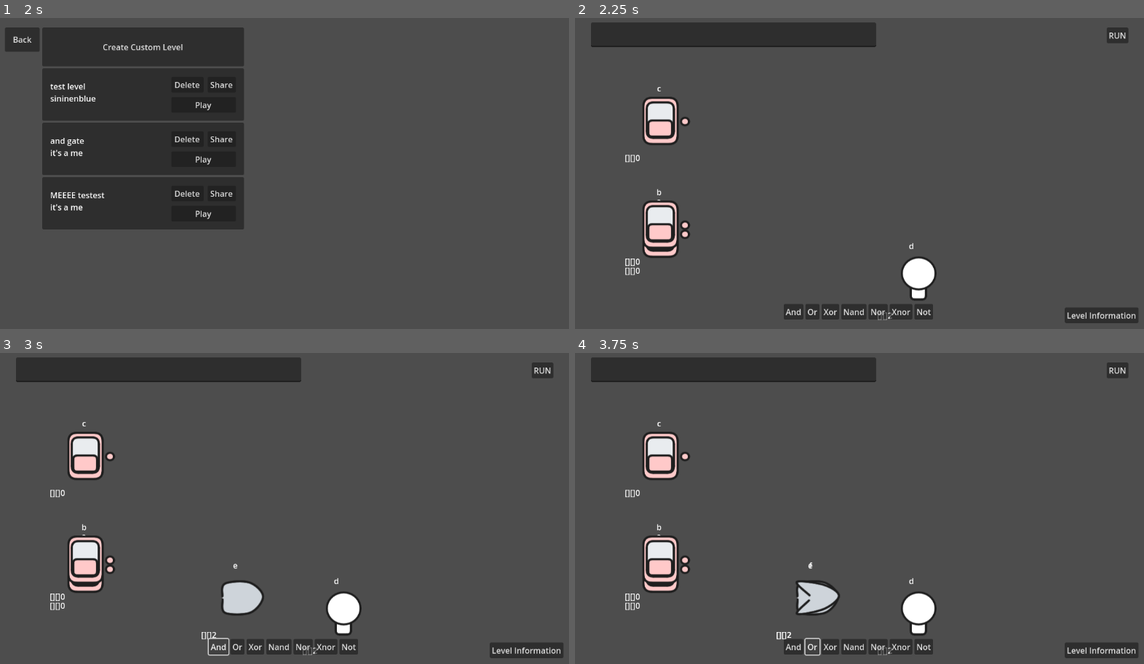
Above: before the commit, frames 1-4 (two rows, left to right).
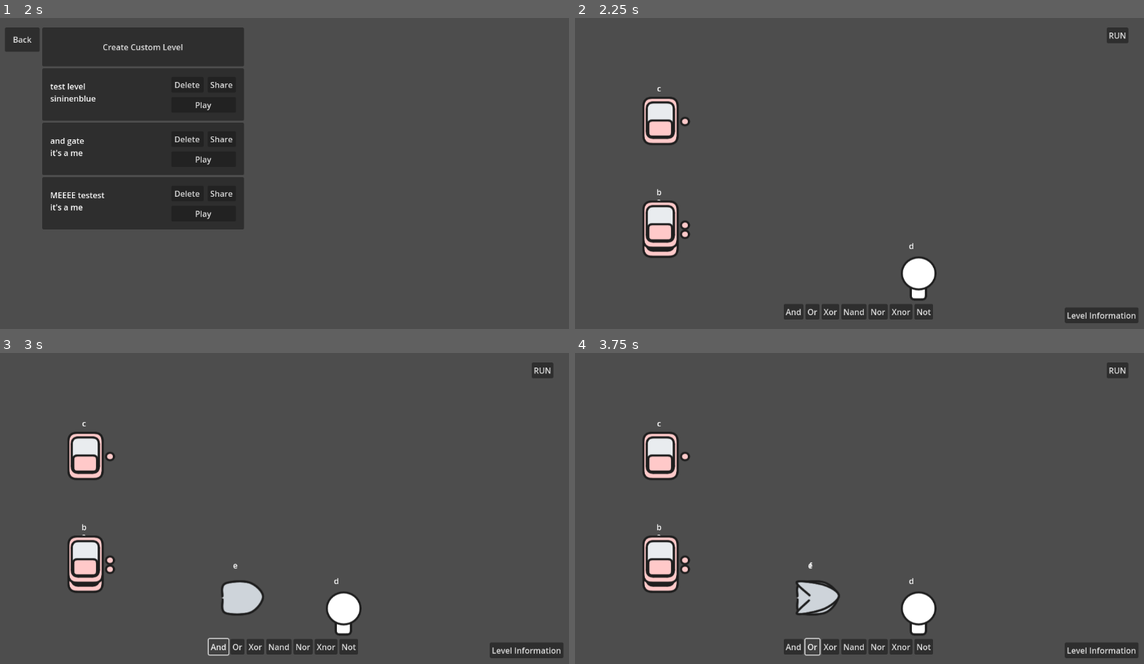
Above: after the commit, the same moments.

Repository: sininen-blue/logic-gate-tesseract
Game: Godot game, scene res://ui/title_page.tscn
Same seed, same stepped clock (60 frames per second), same inputs: the game is played once before the commit and once after it.
Inputs:
- Up to frame 1 (2 s): click "Play" at 0.5 s; click "Play" at 1.25 s
- Up to frame 2 (2.25 s): click "Play" at 2 s
- Up to frame 3 (3 s): click "And" at 2.75 s
- Up to frame 4 (3.75 s): click "Or" at 3.5 s

Frame 1 is identical in both runs. In frame 2, 4.1% of the frame differs, in the area x 2-56%, y 1-98%; in frame 3, 4.2%; in frame 4, 4.2%.

Commit message:
chore: removed prints

Diff:
--- /dev/null
+++ b/simulation/formula_label.tscn
@@ -0,0 +1,7 @@
+[gd_scene format=3 uid="uid://dpd7dfojh77bw"]
+
+[node name="FormulaLabel" type="Label"]
+offset_left = 45.0
+offset_top = 25.0
+offset_right = 404.0
+offset_bottom = 48.0
--- a/simulation/gate.gd
+++ b/simulation/gate.gd
@@ -29,7 +29,7 @@
 	start_label.text = gate_name
 
 func _process(_delta: float) -> void:
-	$TestingLabel.text = str(connections, input_connections, value)
+	# $TestingLabel.text = str(connections, input_connections, value)
 
 	# value handling
 	if self.gate_type == "start":
--- a/simulation/gate.tscn
+++ b/simulation/gate.tscn
@@ -48,6 +48,7 @@
 metadata/_edit_use_anchors_ = true
 
 [node name="TestingLabel" type="Label" parent="."]
+visible = false
 offset_left = -82.0
 offset_top = 62.0
 offset_right = -21.0
--- a/simulation/simulation-manager.gd
+++ b/simulation/simulation-manager.gd
@@ -147,14 +147,6 @@
 
 	match state:
 		IDLE:
-			var output : String = ""
-			active_gates = all_gates.filter(is_active)
-
-			for gate in active_gates:
-				output += gate.gate_name
-
-			text_edit.text = output
-
 			## transitions
 			if Input.is_action_just_pressed("left_click"):
 				if mouse_area.has_overlapping_areas() == false:
--- a/simulation/simulation.tscn
+++ b/simulation/simulation.tscn
@@ -40,13 +40,6 @@
 grow_vertical = 2
 mouse_filter = 2
 metadata/_edit_lock_ = true
-
-[node name="TextEdit" type="TextEdit" parent="CanvasLayer/UI"]
-layout_mode = 0
-offset_left = 46.0
-offset_top = 22.0
-offset_right = 611.0
-offset_bottom = 71.0
 
 [node name="FlowContainer" type="FlowContainer" parent="CanvasLayer/UI"]
 layout_mode = 1
